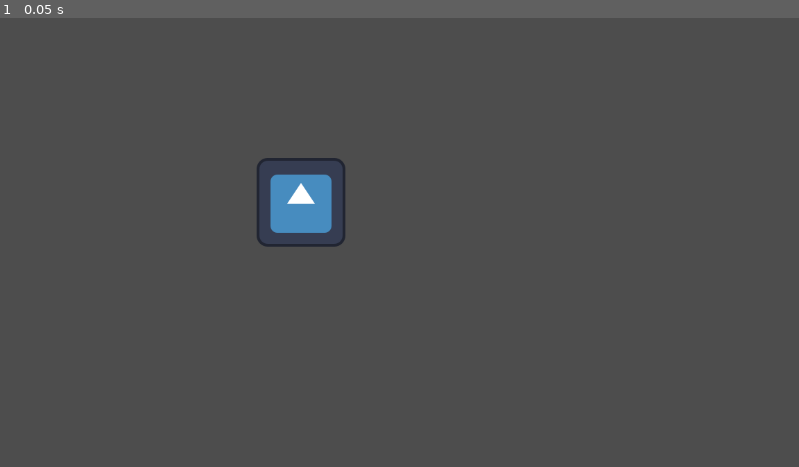
Above: before the commit, frame 1.
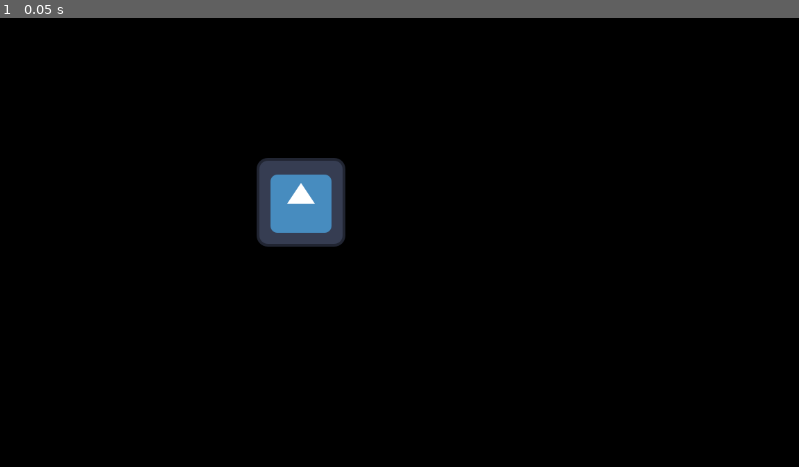
Above: after the commit, the same moment.

Repository: JuanBlancoEn/TheSoundsOfFreedom
Game: Godot game, scene res://Main.tscn
The game is run twice, just before and just after one commit, with the same random seed, the same clock (stepped at 60 frames per second) and the same inputs. After the commit the project has no main scene; this scene is started directly in both runs. The engine's default icon, where the game draws it, is replaced by a stand-in: a white triangle on a blue panel in a dark square.
Inputs:
- Up to frame 1 (0.05 s): no input

The runs differ from the first frame. In frame 1, 98% of the frame differs, in the area x 0-100%, y 0-100%.

Commit message:
p2

Diff:
--- a/personaje.tscn
+++ /dev/null
@@ -1,702 +0,0 @@
-[gd_scene load_steps=98 format=3 uid="uid://bf0c0n61kuuc1"]
-
-[ext_resource type="Texture2D" uid="uid://igkv4pd7j56x" path="res://icon.svg" id="1_35kqm"]
-[ext_resource type="Script" path="res://character_body_2d.gd" id="1_yppqc"]
-[ext_resource type="Texture2D" uid="uid://cf03ciwgjnpiu" path="res://personaje/Idle3.png" id="2_gj0cs"]
-[ext_resource type="Texture2D" uid="uid://c1dce65lo3vwb" path="res://personaje/Walk.png" id="3_ck3sb"]
-[ext_resource type="Script" path="res://2_personaje.gd" id="4_ck3sb"]
-[ext_resource type="PackedScene" path="res://luz_p2.tscn" id="5_cx4ix"]
-[ext_resource type="Texture2D" uid="uid://cfpnqebovhx2i" path="res://personaje/CrouchIdle.png" id="7_1y5k2"]
-
-[sub_resource type="CircleShape2D" id="CircleShape2D_cx4ix"]
-
-[sub_resource type="AtlasTexture" id="AtlasTexture_35kqm"]
-atlas = ExtResource("2_gj0cs")
-region = Rect2(0, 64, 64, 64)
-
-[sub_resource type="AtlasTexture" id="AtlasTexture_1y5k2"]
-atlas = ExtResource("2_gj0cs")
-region = Rect2(64, 64, 64, 64)
-
-[sub_resource type="AtlasTexture" id="AtlasTexture_f8plh"]
-atlas = ExtResource("2_gj0cs")
-region = Rect2(128, 64, 64, 64)
-
-[sub_resource type="AtlasTexture" id="AtlasTexture_pqm5q"]
-atlas = ExtResource("2_gj0cs")
-region = Rect2(192, 64, 64, 64)
-
-[sub_resource type="AtlasTexture" id="AtlasTexture_2vb47"]
-atlas = ExtResource("2_gj0cs")
-region = Rect2(256, 64, 64, 64)
-
-[sub_resource type="AtlasTexture" id="AtlasTexture_xeorn"]
-atlas = ExtResource("2_gj0cs")
-region = Rect2(320, 64, 64, 64)
-
-[sub_resource type="AtlasTexture" id="AtlasTexture_chw5a"]
-atlas = ExtResource("2_gj0cs")
-region = Rect2(384, 64, 64, 64)
-
-[sub_resource type="AtlasTexture" id="AtlasTexture_wdwyh"]
-atlas = ExtResource("2_gj0cs")
-region = Rect2(448, 64, 64, 64)
-
-[sub_resource type="AtlasTexture" id="AtlasTexture_h755h"]
-atlas = ExtResource("3_ck3sb")
-region = Rect2(0, 192, 64, 64)
-
-[sub_resource type="AtlasTexture" id="AtlasTexture_pyv6t"]
-atlas = ExtResource("3_ck3sb")
-region = Rect2(64, 192, 64, 64)
-
-[sub_resource type="AtlasTexture" id="AtlasTexture_wyluk"]
-atlas = ExtResource("3_ck3sb")
-region = Rect2(128, 192, 64, 64)
-
-[sub_resource type="AtlasTexture" id="AtlasTexture_n8vmr"]
-atlas = ExtResource("3_ck3sb")
-region = Rect2(192, 192, 64, 64)
-
-[sub_resource type="AtlasTexture" id="AtlasTexture_vopn2"]
-atlas = ExtResource("3_ck3sb")
-region = Rect2(256, 192, 64, 64)
-
-[sub_resource type="AtlasTexture" id="AtlasTexture_3rvlt"]
-atlas = ExtResource("3_ck3sb")
-region = Rect2(320, 192, 64, 64)
-
-[sub_resource type="AtlasTexture" id="AtlasTexture_cgtbb"]
-atlas = ExtResource("3_ck3sb")
-region = Rect2(384, 192, 64, 64)
-
-[sub_resource type="AtlasTexture" id="AtlasTexture_8huex"]
-atlas = ExtResource("3_ck3sb")
-region = Rect2(448, 192, 64, 64)
-
-[sub_resource type="AtlasTexture" id="AtlasTexture_vpyix"]
-atlas = ExtResource("3_ck3sb")
-region = Rect2(0, 64, 64, 64)
-
-[sub_resource type="AtlasTexture" id="AtlasTexture_mcxej"]
-atlas = ExtResource("3_ck3sb")
-region = Rect2(64, 64, 64, 64)
-
-[sub_resource type="AtlasTexture" id="AtlasTexture_pe31f"]
-atlas = ExtResource("3_ck3sb")
-region = Rect2(128, 64, 64, 64)
-
-[sub_resource type="AtlasTexture" id="AtlasTexture_y2l4a"]
-atlas = ExtResource("3_ck3sb")
-region = Rect2(192, 64, 64, 64)
-
-[sub_resource type="AtlasTexture" id="AtlasTexture_hujys"]
-atlas = ExtResource("3_ck3sb")
-region = Rect2(256, 64, 64, 64)
-
-[sub_resource type="AtlasTexture" id="AtlasTexture_585sv"]
-atlas = ExtResource("3_ck3sb")
-region = Rect2(320, 64, 64, 64)
-
-[sub_resource type="AtlasTexture" id="AtlasTexture_q2cvw"]
-atlas = ExtResource("3_ck3sb")
-region = Rect2(384, 64, 64, 64)
-
-[sub_resource type="AtlasTexture" id="AtlasTexture_x7w2g"]
-atlas = ExtResource("3_ck3sb")
-region = Rect2(448, 64, 64, 64)
-
-[sub_resource type="AtlasTexture" id="AtlasTexture_wiotw"]
-atlas = ExtResource("3_ck3sb")
-region = Rect2(0, 320, 64, 64)
-
-[sub_resource type="AtlasTexture" id="AtlasTexture_pcrpr"]
-atlas = ExtResource("3_ck3sb")
-region = Rect2(64, 320, 64, 64)
-
-[sub_resource type="AtlasTexture" id="AtlasTexture_qhqe6"]
-atlas = ExtResource("3_ck3sb")
-region = Rect2(128, 320, 64, 64)
-
-[sub_resource type="AtlasTexture" id="AtlasTexture_ut7ew"]
-atlas = ExtResource("3_ck3sb")
-region = Rect2(192, 320, 64, 64)
-
-[sub_resource type="AtlasTexture" id="AtlasTexture_cyfcw"]
-atlas = ExtResource("3_ck3sb")
-region = Rect2(256, 320, 64, 64)
-
-[sub_resource type="AtlasTexture" id="AtlasTexture_baaeu"]
-atlas = ExtResource("3_ck3sb")
-region = Rect2(320, 320, 64, 64)
-
-[sub_resource type="AtlasTexture" id="AtlasTexture_d6vrp"]
-atlas = ExtResource("3_ck3sb")
-region = Rect2(384, 320, 64, 64)
-
-[sub_resource type="AtlasTexture" id="AtlasTexture_f0sqd"]
-atlas = ExtResource("3_ck3sb")
-region = Rect2(448, 320, 64, 64)
-
-[sub_resource type="AtlasTexture" id="AtlasTexture_b2nqx"]
-atlas = ExtResource("3_ck3sb")
-region = Rect2(0, 448, 64, 64)
-
-[sub_resource type="AtlasTexture" id="AtlasTexture_kwltd"]
-atlas = ExtResource("3_ck3sb")
-region = Rect2(64, 448, 64, 64)
-
-[sub_resource type="AtlasTexture" id="AtlasTexture_0xjar"]
-atlas = ExtResource("3_ck3sb")
-region = Rect2(128, 448, 64, 64)
-
-[sub_resource type="AtlasTexture" id="AtlasTexture_8segr"]
-atlas = ExtResource("3_ck3sb")
-region = Rect2(192, 448, 64, 64)
-
-[sub_resource type="AtlasTexture" id="AtlasTexture_t5t66"]
-atlas = ExtResource("3_ck3sb")
-region = Rect2(256, 448, 64, 64)
-
-[sub_resource type="AtlasTexture" id="AtlasTexture_83km4"]
-atlas = ExtResource("3_ck3sb")
-region = Rect2(320, 448, 64, 64)
-
-[sub_resource type="AtlasTexture" id="AtlasTexture_ypa8i"]
-atlas = ExtResource("3_ck3sb")
-region = Rect2(384, 448, 64, 64)
-
-[sub_resource type="AtlasTexture" id="AtlasTexture_hmipk"]
-atlas = ExtResource("3_ck3sb")
-region = Rect2(448, 448, 64, 64)
-
-[sub_resource type="AtlasTexture" id="AtlasTexture_1sfr5"]
-atlas = ExtResource("3_ck3sb")
-region = Rect2(0, 128, 64, 64)
-
-[sub_resource type="AtlasTexture" id="AtlasTexture_t0mwh"]
-atlas = ExtResource("3_ck3sb")
-region = Rect2(64, 128, 64, 64)
-
-[sub_resource type="AtlasTexture" id="AtlasTexture_h43m4"]
-atlas = ExtResource("3_ck3sb")
-region = Rect2(128, 128, 64, 64)
-
-[sub_resource type="AtlasTexture" id="AtlasTexture_6sw18"]
-atlas = ExtResource("3_ck3sb")
-region = Rect2(192, 128, 64, 64)
-
-[sub_resource type="AtlasTexture" id="AtlasTexture_7qrx2"]
-atlas = ExtResource("3_ck3sb")
-region = Rect2(256, 128, 64, 64)
-
-[sub_resource type="AtlasTexture" id="AtlasTexture_l2qse"]
-atlas = ExtResource("3_ck3sb")
-region = Rect2(320, 128, 64, 64)
-
-[sub_resource type="AtlasTexture" id="AtlasTexture_lj84d"]
-atlas = ExtResource("3_ck3sb")
-region = Rect2(384, 128, 64, 64)
-
-[sub_resource type="AtlasTexture" id="AtlasTexture_ay2ko"]
-atlas = ExtResource("3_ck3sb")
-region = Rect2(448, 128, 64, 64)
-
-[sub_resource type="AtlasTexture" id="AtlasTexture_54m2x"]
-atlas = ExtResource("3_ck3sb")
-region = Rect2(0, 256, 64, 64)
-
-[sub_resource type="AtlasTexture" id="AtlasTexture_35jq0"]
-atlas = ExtResource("3_ck3sb")
-region = Rect2(64, 256, 64, 64)
-
-[sub_resource type="AtlasTexture" id="AtlasTexture_6jop0"]
-atlas = ExtResource("3_ck3sb")
-region = Rect2(128, 256, 64, 64)
-
-[sub_resource type="AtlasTexture" id="AtlasTexture_khu12"]
-atlas = ExtResource("3_ck3sb")
-region = Rect2(192, 256, 64, 64)
-
-[sub_resource type="AtlasTexture" id="AtlasTexture_vvejh"]
-atlas = ExtResource("3_ck3sb")
-region = Rect2(256, 256, 64, 64)
-
-[sub_resource type="AtlasTexture" id="AtlasTexture_h3rte"]
-atlas = ExtResource("3_ck3sb")
-region = Rect2(320, 256, 64, 64)
-
-[sub_resource type="AtlasTexture" id="AtlasTexture_3e8jb"]
-atlas = ExtResource("3_ck3sb")
-region = Rect2(384, 256, 64, 64)
-
-[sub_resource type="AtlasTexture" id="AtlasTexture_uq1mh"]
-atlas = ExtResource("3_ck3sb")
-region = Rect2(448, 256, 64, 64)
-
-[sub_resource type="AtlasTexture" id="AtlasTexture_esy4n"]
-atlas = ExtResource("3_ck3sb")
-region = Rect2(0, 0, 64, 64)
-
-[sub_resource type="AtlasTexture" id="AtlasTexture_c8dqh"]
-atlas = ExtResource("3_ck3sb")
-region = Rect2(64, 0, 64, 64)
-
-[sub_resource type="AtlasTexture" id="AtlasTexture_dqbhs"]
-atlas = ExtResource("3_ck3sb")
-region = Rect2(128, 0, 64, 64)
-
-[sub_resource type="AtlasTexture" id="AtlasTexture_h5og3"]
-atlas = ExtResource("3_ck3sb")
-region = Rect2(192, 0, 64, 64)
-
-[sub_resource type="AtlasTexture" id="AtlasTexture_hnia0"]
-atlas = ExtResource("3_ck3sb")
-region = Rect2(256, 0, 64, 64)
-
-[sub_resource type="AtlasTexture" id="AtlasTexture_8l85w"]
-atlas = ExtResource("3_ck3sb")
-region = Rect2(320, 0, 64, 64)
-
-[sub_resource type="AtlasTexture" id="AtlasTexture_tsbjb"]
-atlas = ExtResource("3_ck3sb")
-region = Rect2(384, 0, 64, 64)
-
-[sub_resource type="AtlasTexture" id="AtlasTexture_4r07w"]
-atlas = ExtResource("3_ck3sb")
-region = Rect2(448, 0, 64, 64)
-
-[sub_resource type="AtlasTexture" id="AtlasTexture_0yohh"]
-atlas = ExtResource("3_ck3sb")
-region = Rect2(0, 384, 64, 64)
-
-[sub_resource type="AtlasTexture" id="AtlasTexture_55gr4"]
-atlas = ExtResource("3_ck3sb")
-region = Rect2(64, 384, 64, 64)
-
-[sub_resource type="AtlasTexture" id="AtlasTexture_1w6j8"]
-atlas = ExtResource("3_ck3sb")
-region = Rect2(128, 384, 64, 64)
-
-[sub_resource type="AtlasTexture" id="AtlasTexture_yhouv"]
-atlas = ExtResource("3_ck3sb")
-region = Rect2(192, 384, 64, 64)
-
-[sub_resource type="AtlasTexture" id="AtlasTexture_omlps"]
-atlas = ExtResource("3_ck3sb")
-region = Rect2(256, 384, 64, 64)
-
-[sub_resource type="AtlasTexture" id="AtlasTexture_30d3f"]
-atlas = ExtResource("3_ck3sb")
-region = Rect2(320, 384, 64, 64)
-
-[sub_resource type="AtlasTexture" id="AtlasTexture_8xv6e"]
-atlas = ExtResource("3_ck3sb")
-region = Rect2(384, 384, 64, 64)
-
-[sub_resource type="AtlasTexture" id="AtlasTexture_1rde6"]
-atlas = ExtResource("3_ck3sb")
-region = Rect2(448, 384, 64, 64)
-
-[sub_resource type="SpriteFrames" id="SpriteFrames_fj5bu"]
-animations = [{
-"frames": [{
-"duration": 1.0,
-"texture": SubResource("AtlasTexture_35kqm")
-}, {
-"duration": 1.0,
-"texture": SubResource("AtlasTexture_1y5k2")
-}, {
-"duration": 1.0,
-"texture": SubResource("AtlasTexture_f8plh")
-}, {
-"duration": 1.0,
-"texture": SubResource("AtlasTexture_pqm5q")
-}, {
-"duration": 1.0,
-"texture": SubResource("AtlasTexture_2vb47")
-}, {
-"duration": 1.0,
-"texture": SubResource("AtlasTexture_xeorn")
-}, {
-"duration": 1.0,
-"texture": SubResource("AtlasTexture_chw5a")
-}, {
-"duration": 1.0,
-"texture": SubResource("AtlasTexture_wdwyh")
-}],
-"loop": true,
-"name": &"idle",
-"speed": 5.0
-}, {
-"frames": [{
-"duration": 1.0,
-"texture": SubResource("AtlasTexture_h755h")
-}, {
-"duration": 1.0,
-"texture": SubResource("AtlasTexture_pyv6t")
-}, {
-"duration": 1.0,
-"texture": SubResource("AtlasTexture_wyluk")
-}, {
-"duration": 1.0,
-"texture": SubResource("AtlasTexture_n8vmr")
-}, {
-"duration": 1.0,
-"texture": SubResource("AtlasTexture_vopn2")
-}, {
-"duration": 1.0,
-"texture": SubResource("AtlasTexture_3rvlt")
-}, {
-"duration": 1.0,
-"texture": SubResource("AtlasTexture_cgtbb")
-}, {
-"duration": 1.0,
-"texture": SubResource("AtlasTexture_8huex")
-}],
-"loop": true,
-"name": &"w_down_left",
-"speed": 5.0
-}, {
-"frames": [{
-"duration": 1.0,
-"texture": SubResource("AtlasTexture_vpyix")
-}, {
-"duration": 1.0,
-"texture": SubResource("AtlasTexture_mcxej")
-}, {
-"duration": 1.0,
-"texture": SubResource("AtlasTexture_pe31f")
-}, {
-"duration": 1.0,
-"texture": SubResource("AtlasTexture_y2l4a")
-}, {
-"duration": 1.0,
-"texture": SubResource("AtlasTexture_hujys")
-}, {
-"duration": 1.0,
-"texture": SubResource("AtlasTexture_585sv")
-}, {
-"duration": 1.0,
-"texture": SubResource("AtlasTexture_q2cvw")
-}, {
-"duration": 1.0,
-"texture": SubResource("AtlasTexture_x7w2g")
-}],
-"loop": true,
-"name": &"w_down_right",
-"speed": 5.0
-}, {
-"frames": [{
-"duration": 1.0,
-"texture": SubResource("AtlasTexture_wiotw")
-}, {
-"duration": 1.0,
-"texture": SubResource("AtlasTexture_pcrpr")
-}, {
-"duration": 1.0,
-"texture": SubResource("AtlasTexture_qhqe6")
-}, {
-"duration": 1.0,
-"texture": SubResource("AtlasTexture_ut7ew")
-}, {
-"duration": 1.0,
-"texture": SubResource("AtlasTexture_cyfcw")
-}, {
-"duration": 1.0,
-"texture": SubResource("AtlasTexture_baaeu")
-}, {
-"duration": 1.0,
-"texture": SubResource("AtlasTexture_d6vrp")
-}, {
-"duration": 1.0,
-"texture": SubResource("AtlasTexture_f0sqd")
-}],
-"loop": true,
-"name": &"w_up_left",
-"speed": 5.0
-}, {
-"frames": [{
-"duration": 1.0,
-"texture": SubResource("AtlasTexture_b2nqx")
-}, {
-"duration": 1.0,
-"texture": SubResource("AtlasTexture_kwltd")
-}, {
-"duration": 1.0,
-"texture": SubResource("AtlasTexture_0xjar")
-}, {
-"duration": 1.0,
-"texture": SubResource("AtlasTexture_8segr")
-}, {
-"duration": 1.0,
-"texture": SubResource("AtlasTexture_t5t66")
-}, {
-"duration": 1.0,
-"texture": SubResource("AtlasTexture_83km4")
-}, {
-"duration": 1.0,
-"texture": SubResource("AtlasTexture_ypa8i")
-}, {
-"duration": 1.0,
-"texture": SubResource("AtlasTexture_hmipk")
-}],
-"loop": true,
-"name": &"w_up_right",
-"speed": 5.0
-}, {
-"frames": [{
-"duration": 1.0,
-"texture": SubResource("AtlasTexture_1sfr5")
-}, {
-"duration": 1.0,
-"texture": SubResource("AtlasTexture_t0mwh")
-}, {
-"duration": 1.0,
-"texture": SubResource("AtlasTexture_h43m4")
-}, {
-"duration": 1.0,
-"texture": SubResource("AtlasTexture_6sw18")
-}, {
-"duration": 1.0,
-"texture": SubResource("AtlasTexture_7qrx2")
-}, {
-"duration": 1.0,
-"texture": SubResource("AtlasTexture_l2qse")
-}, {
-"duration": 1.0,
-"texture": SubResource("AtlasTexture_lj84d")
-}, {
-"duration": 1.0,
-"texture": SubResource("AtlasTexture_ay2ko")
-}],
-"loop": true,
-"name": &"walk_down",
-"speed": 5.0
-}, {
-"frames": [{
-"duration": 1.0,
-"texture": SubResource("AtlasTexture_54m2x")
-}, {
-"duration": 1.0,
-"texture": SubResource("AtlasTexture_35jq0")
-}, {
-"duration": 1.0,
-"texture": SubResource("AtlasTexture_6jop0")
-}, {
-"duration": 1.0,
-"texture": SubResource("AtlasTexture_khu12")
-}, {
-"duration": 1.0,
-"texture": SubResource("AtlasTexture_vvejh")
-}, {
-"duration": 1.0,
-"texture": SubResource("AtlasTexture_h3rte")
-}, {
-"duration": 1.0,
-"texture": SubResource("AtlasTexture_3e8jb")
-}, {
-"duration": 1.0,
-"texture": SubResource("AtlasTexture_uq1mh")
-}],
-"loop": true,
-"name": &"walk_left",
-"speed": 5.0
-}, {
-"frames": [{
-"duration": 1.0,
-"texture": SubResource("AtlasTexture_esy4n")
-}, {
-"duration": 1.0,
-"texture": SubResource("AtlasTexture_c8dqh")
-}, {
-"duration": 1.0,
-"texture": SubResource("AtlasTexture_dqbhs")
-}, {
-"duration": 1.0,
-"texture": SubResource("AtlasTexture_h5og3")
-}, {
-"duration": 1.0,
-"texture": SubResource("AtlasTexture_hnia0")
-}, {
-"duration": 1.0,
-"texture": SubResource("AtlasTexture_8l85w")
-}, {
-"duration": 1.0,
-"texture": SubResource("AtlasTexture_tsbjb")
-}, {
-"duration": 1.0,
-"texture": SubResource("AtlasTexture_4r07w")
-}],
-"loop": true,
-"name": &"walk_right",
-"speed": 5.0
-}, {
-"frames": [{
-"duration": 1.0,
-"texture": SubResource("AtlasTexture_0yohh")
-}, {
-"duration": 1.0,
-"texture": SubResource("AtlasTexture_55gr4")
-}, {
-"duration": 1.0,
-"texture": SubResource("AtlasTexture_1w6j8")
-}, {
-"duration": 1.0,
-"texture": SubResource("AtlasTexture_yhouv")
-}, {
-"duration": 1.0,
-"texture": SubResource("AtlasTexture_omlps")
-}, {
-"duration": 1.0,
-"texture": SubResource("AtlasTexture_30d3f")
-}, {
-"duration": 1.0,
-"texture": SubResource("AtlasTexture_8xv6e")
-}, {
-"duration": 1.0,
-"texture": SubResource("AtlasTexture_1rde6")
-}],
-"loop": true,
-"name": &"walk_up",
-"speed": 5.0
-}]
-
-[sub_resource type="CircleShape2D" id="CircleShape2D_35kqm"]
-
-[sub_resource type="AtlasTexture" id="AtlasTexture_fj5bu"]
-atlas = ExtResource("7_1y5k2")
-region = Rect2(0, 256, 128, 128)
-
-[sub_resource type="AtlasTexture" id="AtlasTexture_xgbak"]
-atlas = ExtResource("7_1y5k2")
-region = Rect2(128, 256, 128, 128)
-
-[sub_resource type="AtlasTexture" id="AtlasTexture_vg3t3"]
-atlas = ExtResource("7_1y5k2")
-region = Rect2(256, 256, 128, 128)
-
-[sub_resource type="AtlasTexture" id="AtlasTexture_f42pr"]
-atlas = ExtResource("7_1y5k2")
-region = Rect2(384, 256, 128, 128)
-
-[sub_resource type="AtlasTexture" id="AtlasTexture_4b3tf"]
-atlas = ExtResource("7_1y5k2")
-region = Rect2(512, 256, 128, 128)
-
-[sub_resource type="AtlasTexture" id="AtlasTexture_te3xq"]
-atlas = ExtResource("7_1y5k2")
-region = Rect2(640, 256, 128, 128)
-
-[sub_resource type="AtlasTexture" id="AtlasTexture_uk52d"]
-atlas = ExtResource("7_1y5k2")
-region = Rect2(768, 256, 128, 128)
-
-[sub_resource type="AtlasTexture" id="AtlasTexture_f7xk3"]
-atlas = ExtResource("7_1y5k2")
-region = Rect2(896, 256, 128, 128)
-
-[sub_resource type="AtlasTexture" id="AtlasTexture_ss6j8"]
-atlas = ExtResource("7_1y5k2")
-region = Rect2(1024, 256, 128, 128)
-
-[sub_resource type="AtlasTexture" id="AtlasTexture_wewgm"]
-atlas = ExtResource("7_1y5k2")
-region = Rect2(1152, 256, 128, 128)
-
-[sub_resource type="AtlasTexture" id="AtlasTexture_j8wl2"]
-atlas = ExtResource("7_1y5k2")
-region = Rect2(1280, 256, 128, 128)
-
-[sub_resource type="AtlasTexture" id="AtlasTexture_a7tho"]
-atlas = ExtResource("7_1y5k2")
-region = Rect2(1408, 256, 128, 128)
-
-[sub_resource type="AtlasTexture" id="AtlasTexture_y0vpb"]
-atlas = ExtResource("7_1y5k2")
-region = Rect2(1536, 256, 128, 128)
-
-[sub_resource type="AtlasTexture" id="AtlasTexture_jcqlb"]
-atlas = ExtResource("7_1y5k2")
-region = Rect2(1664, 256, 128, 128)
-
-[sub_resource type="SpriteFrames" id="SpriteFrames_8q1tu"]
-animations = [{
-"frames": [{
-"duration": 1.0,
-"texture": SubResource("AtlasTexture_fj5bu")
-}, {
-"duration": 1.0,
-"texture": SubResource("AtlasTexture_xgbak")
-}, {
-"duration": 1.0,
-"texture": SubResource("AtlasTexture_vg3t3")
-}, {
-"duration": 1.0,
-"texture": SubResource("AtlasTexture_f42pr")
-}, {
-"duration": 1.0,
-"texture": SubResource("AtlasTexture_4b3tf")
-}, {
-"duration": 1.0,
-"texture": SubResource("AtlasTexture_te3xq")
-}, {
-"duration": 1.0,
-"texture": SubResource("AtlasTexture_uk52d")
-}, {
-"duration": 1.0,
-"texture": SubResource("AtlasTexture_f7xk3")
-}, {
-"duration": 1.0,
-"texture": SubResource("AtlasTexture_ss6j8")
-}, {
-"duration": 1.0,
-"texture": SubResource("AtlasTexture_wewgm")
-}, {
-"duration": 1.0,
-"texture": SubResource("AtlasTexture_j8wl2")
-}, {
-"duration": 1.0,
-"texture": SubResource("AtlasTexture_a7tho")
-}, {
-"duration": 1.0,
-"texture": SubResource("AtlasTexture_y0vpb")
-}, {
-"duration": 1.0,
-"texture": SubResource("AtlasTexture_jcqlb")
-}],
-"loop": true,
-"name": &"default",
-"speed": 5.0
-}]
-
-[node name="Personaje" type="Node2D"]
-
-[node name="Icon" type="Sprite2D" parent="."]
-position = Vector2(71.5, 49.499996)
-scale = Vector2(1.4921875, 1.3046875)
-texture = ExtResource("1_35kqm")
-
-[node name="1personaje" type="CharacterBody2D" parent="."]
-position = Vector2(152, 100)
-script = ExtResource("1_yppqc")
-
-[node name="CollisionShape2D" type="CollisionShape2D" parent="1personaje"]
-shape = SubResource("CircleShape2D_cx4ix")
-
-[node name="AnimatedSprite2D" type="AnimatedSprite2D" parent="1personaje"]
-sprite_frames = SubResource("SpriteFrames_fj5bu")
-animation = &"walk_right"
-
-[node name="2personaje" type="StaticBody2D" parent="." node_paths=PackedStringArray("personaje1")]
-script = ExtResource("4_ck3sb")
-luz_p2 = ExtResource("5_cx4ix")
-personaje1 = NodePath("../1personaje")
-
-[node name="CollisionShape2D" type="CollisionShape2D" parent="2personaje"]
-shape = SubResource("CircleShape2D_35kqm")
-
-[node name="AnimatedSprite2D" type="AnimatedSprite2D" parent="2personaje"]
-position = Vector2(1, -12)
-scale = Vector2(0.63671875, 0.63671875)
-sprite_frames = SubResource("SpriteFrames_8q1tu")
--- a/project.godot
+++ b/project.godot
@@ -11,7 +11,6 @@
 [application]
 
 config/name="TheSoundsOfFreedom"
-run/main_scene="uid://bf0c0n61kuuc1"
 config/features=PackedStringArray("4.5", "GL Compatibility")
 config/icon="res://icon.svg"
 
@@ -19,3 +18,4 @@
 
 renderer/rendering_method="gl_compatibility"
 renderer/rendering_method.mobile="gl_compatibility"
+environment/defaults/default_clear_color=Color(0, 0, 0, 1)
